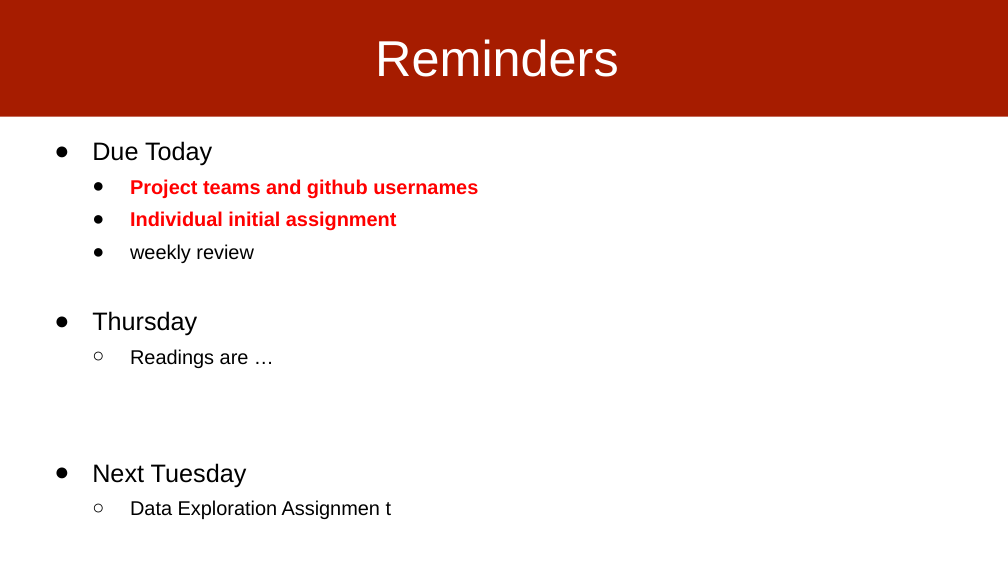
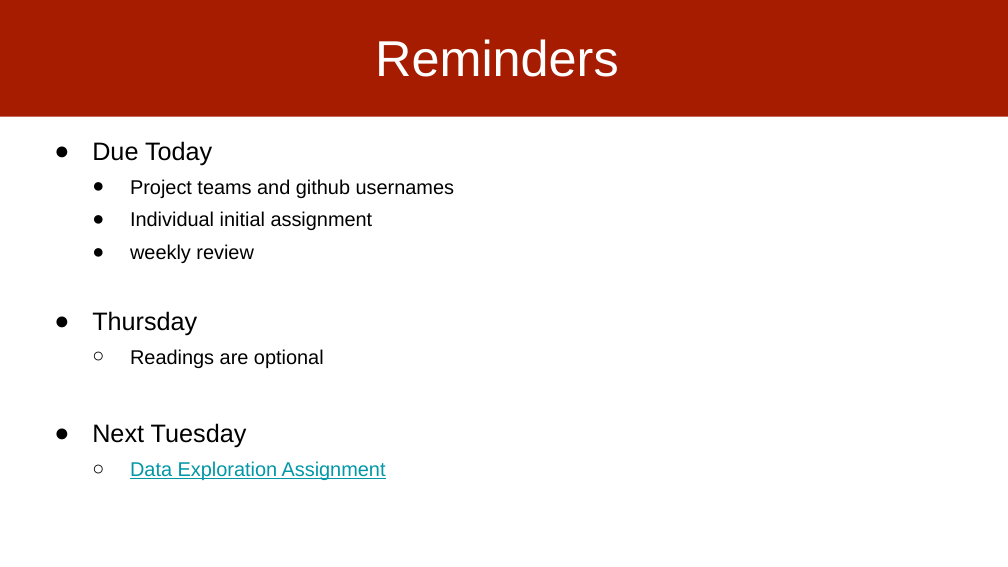
Before and after one commit to dssg/MLinPractice, a slide deck: slide 2 of Lectures/Lecture2-Scoping.pptx. Drawn at 1008x567 pixels with LibreOffice and Linux fonts; fonts in the diff are those of the drawing. Boxes give left, top, right and bottom in pixels: in the first picture for what was removed or moved away, otherwise in the second. Text is boxed around its words. In the diff, an @@ line names an element or a change of style, - is before the commit and + after.

```diff
--- a/Lectures/Lecture2-Scoping.pptx
+++ b/Lectures/Lecture2-Scoping.pptx
@@ text at (x1=130, y1=179, x2=454, y2=230): text colour #FF0000 to #000000, bold off in "Project teams and github usernames", "Individual initial assignment" @@
@@ text at (x1=130, y1=349, x2=324, y2=368): text changed @@
-  ○ Readings are …
+  ○ Readings are optional
@@ text at (x1=130, y1=461, x2=386, y2=480): text changed; text colour #000000 to #0097A7 @@
-  ○ Data Exploration Assignmen t
+  ○ Data Exploration Assignment
```
Also in this commit, not shown: 9 other slides changed, 4 slides added, 1 slide removed, 1 other file.
